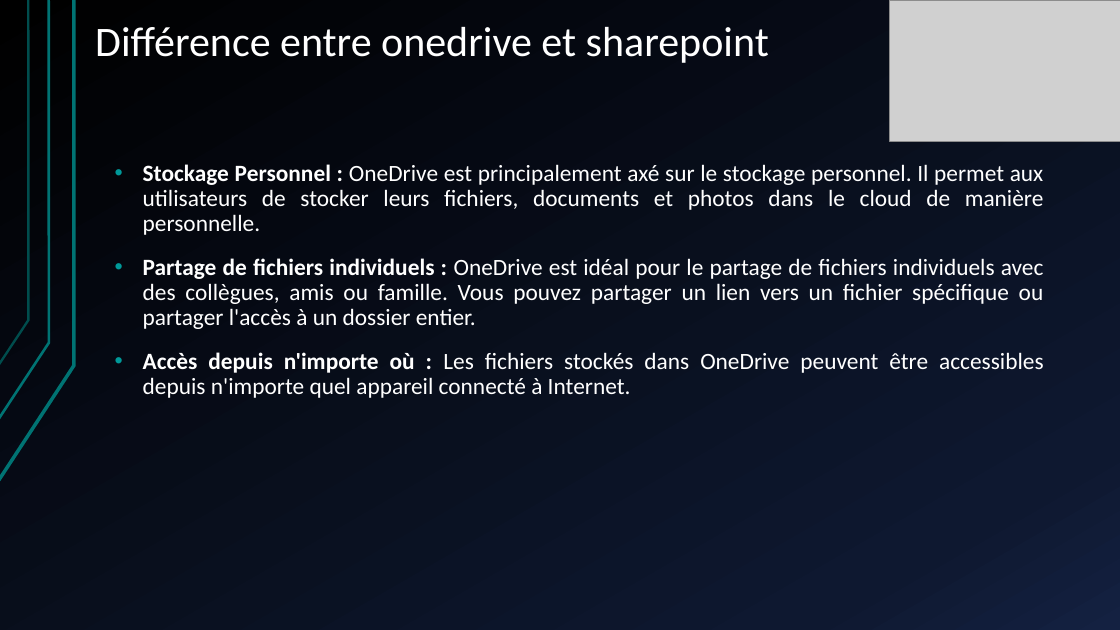
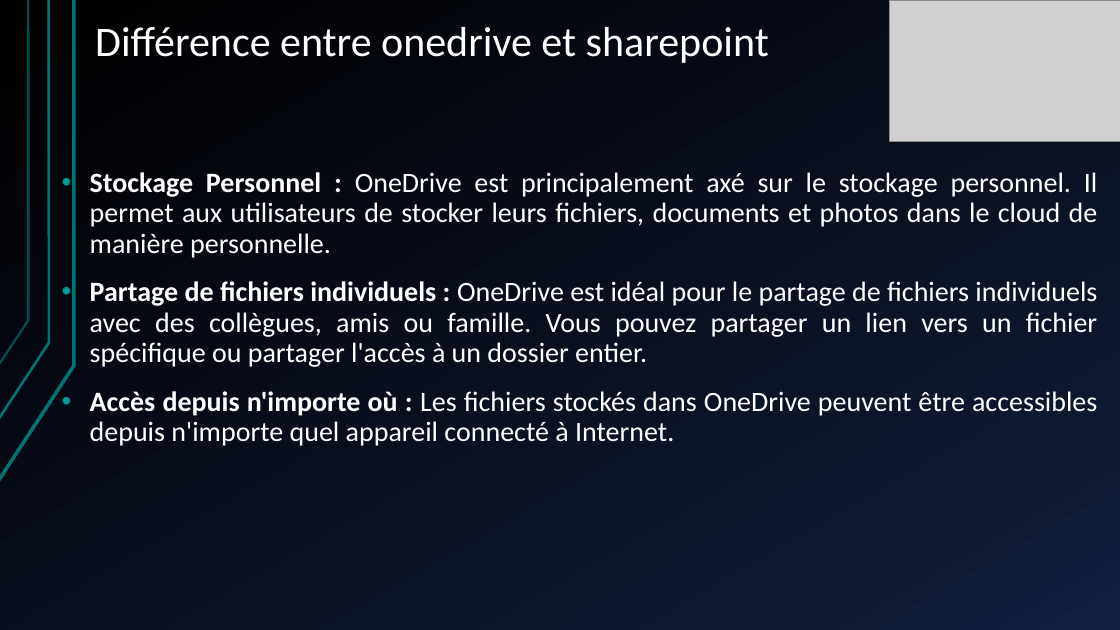
Before and after one commit to JojoTech-IT/Formation, a slide deck: slide 9 of Formation - installation, configuration et sécurisation de sharepoint.pptx (slide 8 before the commit). Drawn at 1120x630 pixels with LibreOffice and Linux fonts; fonts in the diff are those of the drawing; grey boxes stand for pictures. Boxes give left, top, right and bottom in pixels: in the first picture for what was removed or moved away, otherwise in the second. Text is boxed around its words. In the diff, an @@ line names an element or a change of style, - is before the commit and + after.

Commit message:
ajout procedure install et prsentation sharepoint edit 01/02/2024

```diff
--- a/Formation - installation, configuration et sécurisation de sharepoint.pptx
+++ b/Formation - installation, configuration et sécurisation de sharepoint.pptx
@@ text "Stockage Personnel : OneDrive est ...": place and size @@
-text "Stockage Personnel : OneDrive est ..." at (143, 164, 1044, 398)
+text "Stockage Personnel : OneDrive est ..." at (90, 172, 1098, 446)
@@ text "Stockage Personnel : OneDrive est ..." at (90, 172, 1098, 446): size 20 to 24 pt @@
```
Also in this commit, not shown: 10 other slides changed, 12 slides added, 4 slides removed, 1 other file.
